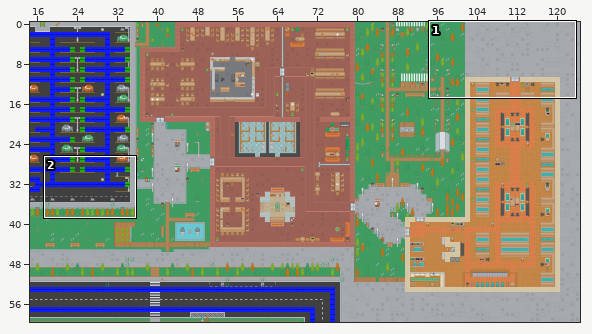
Level history. Tiled map: app/assets/MapLib.tmx. The picture above shows the old version from afar; the outline marks the close-up.
Close-up. The starting point:
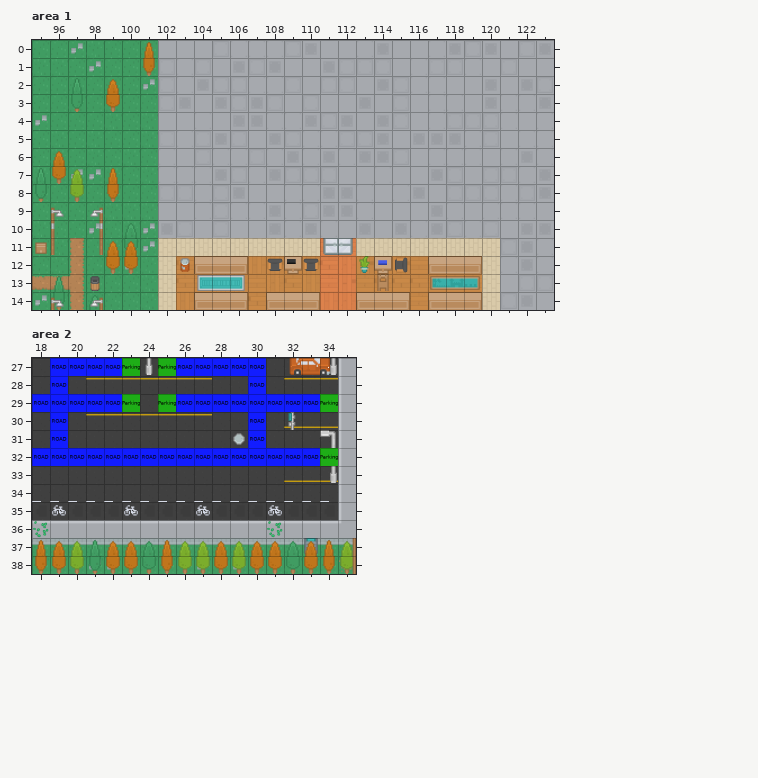
Cells are 64x64 px. Shown: area 1 x 95..123, y 0..14; area 2 x 18..35, y 27..38. The commit also changed other parts of the map, which this record leaves out.
The result:
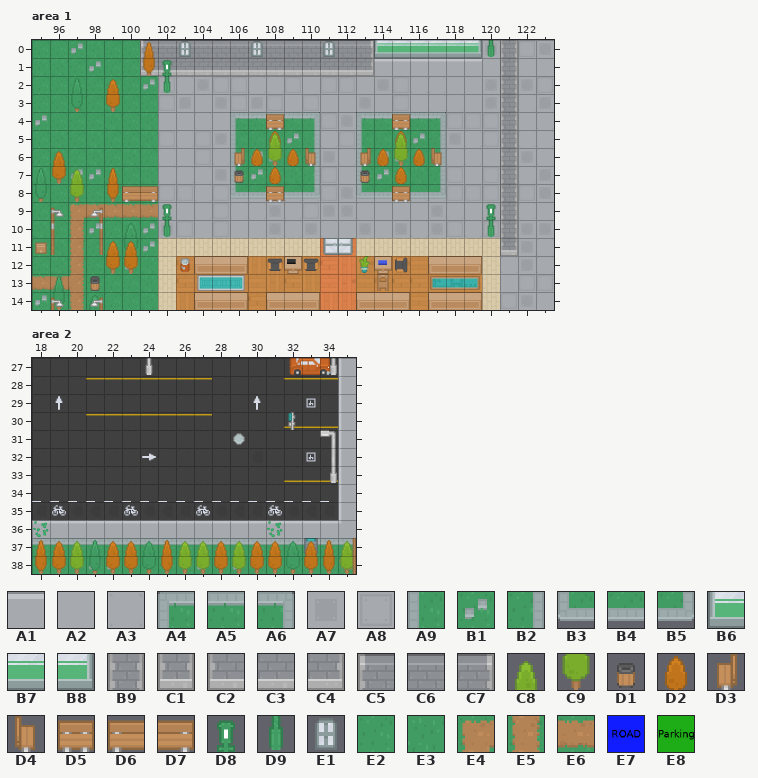
Key: from "City": A1 18, A2 22, A3 23, A4 32, A5 33, A6 34, A7 59, A8 60, A9 69, B1 70, B2 71, B3 106, B4 107, B5 108, B6 161, B7 162, B8 163, B9 189, C1 300, C2 301, C3 302, C4 303, C5 338, C6 339, C7 340, C8 401, C9 438, D1 499, D2 516, D3 535, D4 536, D5 570, D6 572, D7 573, D8 670, D9 672, E1 766, E2 888, E3 889, E4 940, E5 944, E6 981; from "Road": E7 0, E8 1.
__ is an empty cell.
Tiles replaced or removed in this view: A2, A3, A7, A8, E2, E3, E7, E8.
Edits made:
Changed rows in their new state; .. is an unchanged cell.
Layer "Ground", area 1:
first column x 97:
 0 .. .. .. .. C5 C6 C6 C6 C6 C6 C6 C6 C6 C6 C6 C6 C7 B6 B7 B7 B7 B7 B8 .. B9
 1 .. .. .. .. C2 C3 C3 C3 C3 C3 C3 C3 C3 C3 C3 C3 C4 A1 A1 A1 A1 A1 A1 .. B9
 2 .. .. .. .. .. .. .. .. .. .. .. .. .. .. .. .. .. .. .. .. .. .. .. .. B9
 3 .. .. .. .. .. .. .. .. .. .. .. .. .. .. .. .. .. .. .. .. .. .. .. .. B9
 4 .. .. .. .. .. .. .. .. .. A4 A5 A5 A5 A6 .. .. A4 A5 A5 A5 A6 .. .. .. B9
 5 .. .. .. .. .. .. .. .. .. A9 E2 E2 B1 B2 .. .. A9 E2 E2 B1 B2 .. .. .. B9
 6 .. .. .. .. .. .. .. .. .. A9 B1 B1 E2 B2 .. .. A9 B1 B1 E2 B2 .. .. .. B9
 7 .. .. .. .. .. .. .. .. .. A9 B1 E3 E3 B2 .. .. A9 B1 E3 E3 B2 .. .. .. B9
 8 .. .. .. .. .. .. .. .. .. .. .. .. .. .. .. .. A7 .. A2 A3 A3 .. .. .. B9
 9 E4 E6 E6 E6 E6 .. .. .. .. .. .. .. .. .. .. .. .. .. .. .. .. .. .. .. B9
10 E5 .. .. .. .. .. .. .. .. .. .. .. .. .. .. .. .. .. .. .. .. .. .. .. B9
11 .. .. .. .. .. .. .. .. .. .. .. .. .. .. .. .. .. .. .. .. .. .. .. .. C1
Layer "Roadmarker", area 1:
first column x 107:
 5 .. D2 .. .. .. .. .. .. D2 ..
 6 D2 .. D2 .. .. .. .. D2 .. D2
 7 .. D2 .. .. .. .. .. .. D2 ..
Layer "Roadmarker2", area 1:
first column x 108:
 8 B4 .. .. .. .. .. .. B4
Layer "Environment", area 1:
first column x 100:
 0 .. .. .. .. .. .. .. .. .. .. .. .. .. .. .. .. .. .. .. .. D9
 1 .. .. D8 .. .. .. .. .. .. .. .. .. .. .. .. .. .. .. .. .. ..
 2 .. .. D9 .. .. .. .. .. .. .. .. .. .. .. .. .. .. .. .. .. ..
 4 .. .. .. .. .. .. .. .. D5 .. .. .. .. .. .. D5 .. .. .. .. ..
 5 .. .. .. .. .. .. .. .. C8 .. .. .. .. .. .. C8 .. .. .. .. ..
 6 .. .. .. .. .. .. D3 .. C9 .. D4 .. .. D3 .. C9 .. D4 .. .. ..
 7 .. .. .. .. .. .. D1 .. .. .. .. .. .. D1 .. .. .. .. .. .. ..
 8 D6 D7 .. .. .. .. B3 B4 D5 B4 B5 .. .. B3 B4 D5 B4 B5 .. .. ..
 9 .. .. D8 .. .. .. .. .. .. .. .. .. .. .. .. .. .. .. .. .. D8
10 .. .. D9 .. .. .. .. .. .. .. .. .. .. .. .. .. .. .. .. .. D9
Layer "Ontop", area 1:
first column x 103:
 0 E1 .. .. .. E1 .. .. .. E1
Layer "Road" (now hidden), area 2:
first column x 18:
27 .. __ __ __ __ __ .. __ __ __ __ __ __ .. .. .. ..
28 .. __ .. .. .. .. .. .. .. .. .. .. __ .. .. .. ..
29 __ __ __ __ __ __ .. __ __ __ __ __ __ __ __ __ __
30 .. __ .. .. .. .. .. .. .. .. .. .. __ .. .. .. ..
31 .. __ .. .. .. .. .. .. .. .. .. .. __ .. .. .. ..
32 __ __ __ __ __ __ __ __ __ __ __ __ __ __ __ __ __
